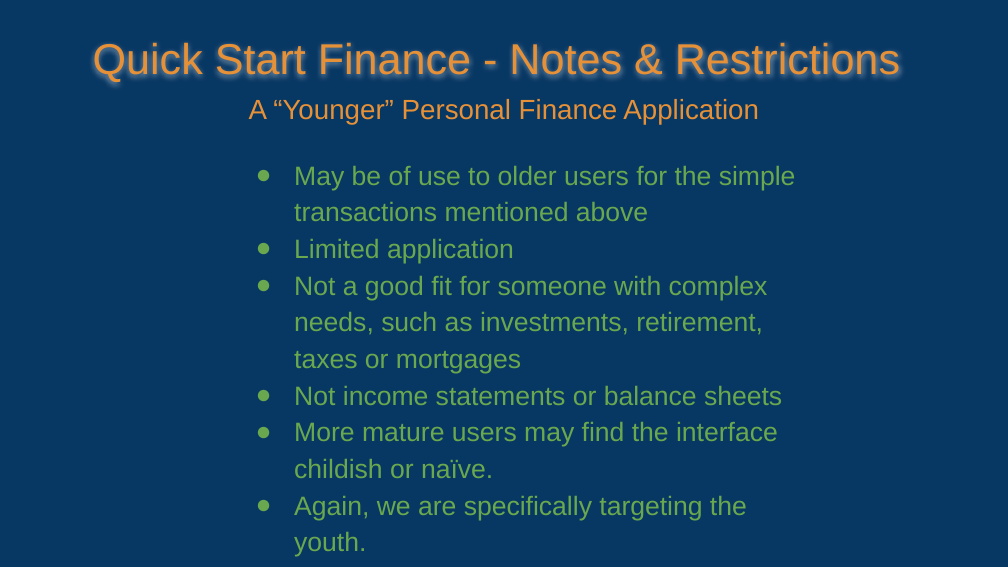
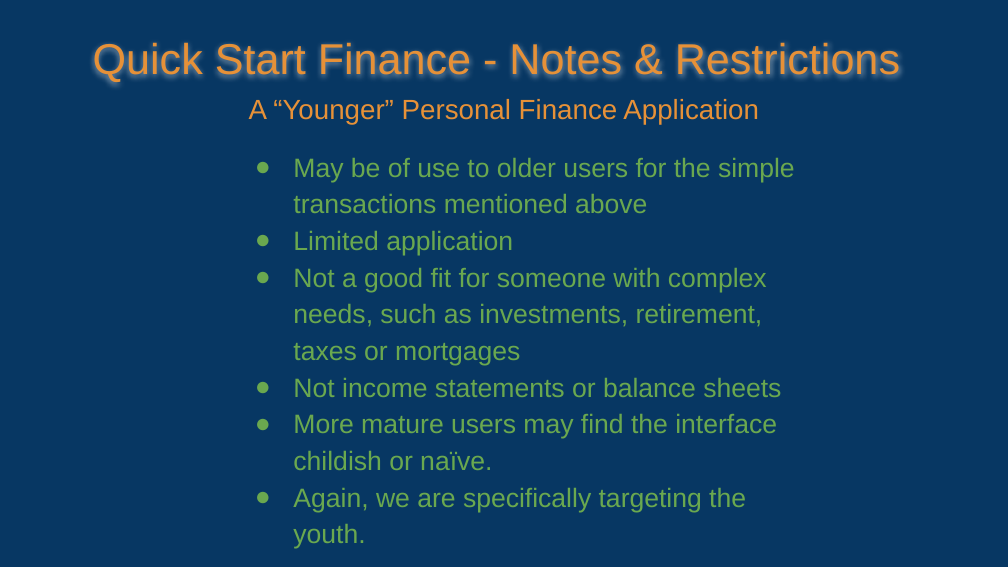
Before and after one commit to RyanLBuchanan/PROG1061-Computer-Programming-Capstone-Project, a slide deck: slide 5 of Module 1 - Project Presentation/Quick Start Finance - Project Presentation.pptx. Drawn at 1008x567 pixels with LibreOffice and Linux fonts; fonts in the diff are those of the drawing. Boxes give left, top, right and bottom in pixels: in the first picture for what was removed or moved away, otherwise in the second. Text is boxed around its words. In the diff, an @@ line names an element or a change of style, - is before the commit and + after.

```diff
--- a/Module 1 - Project Presentation/Quick Start Finance - Project Presentation.pptx
+++ b/Module 1 - Project Presentation/Quick Start Finance - Project Presentation.pptx
@@ text "May be of use to ...": place and size @@
-text "May be of use to ..." at (294, 166, 796, 557)
+text "May be of use to ..." at (293, 158, 795, 549)
```
Also in this commit, not shown: 1 other slide changed, 2 other files.
